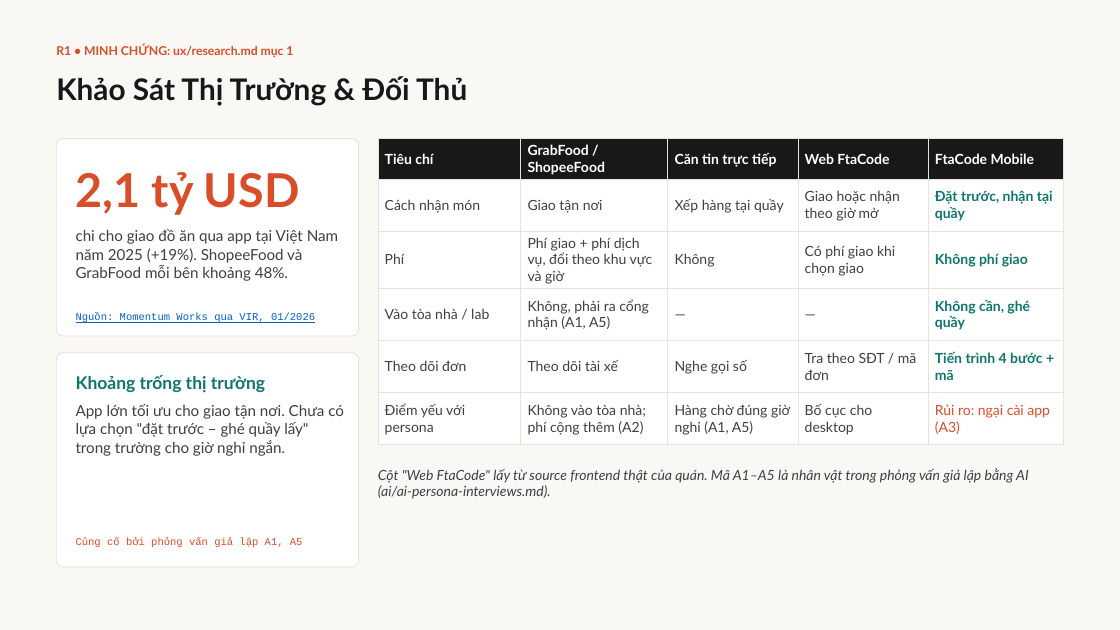
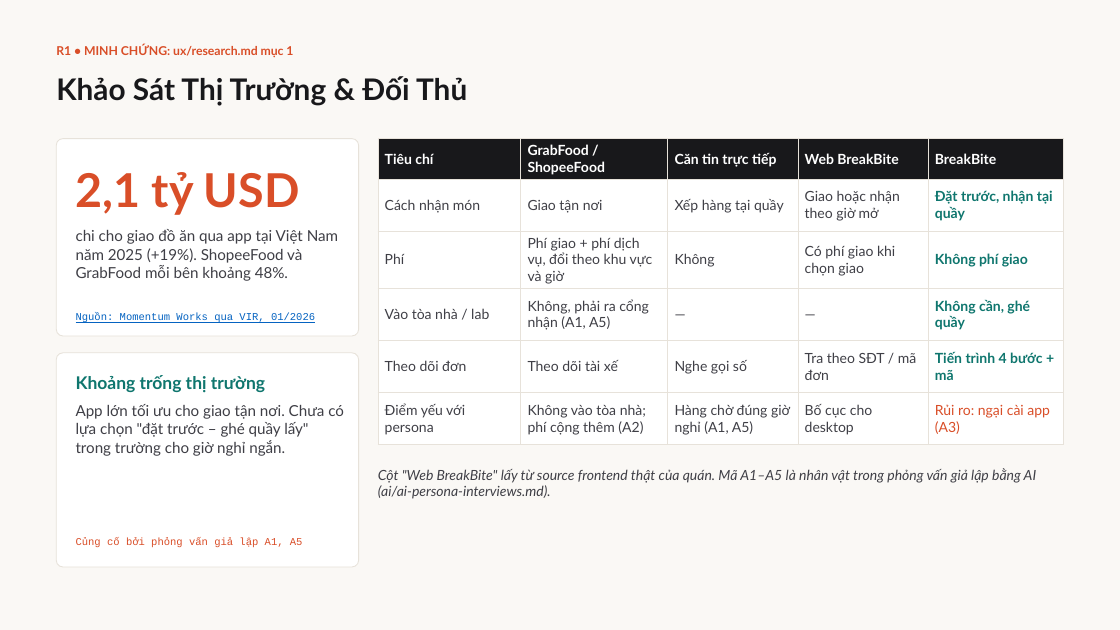
Before and after one commit to baonv0817/PRM323-Lab2-Group2, a slide deck: slide 1 of archive/slides-cu/Research_slides.pptx. Drawn at 1120x630 pixels with LibreOffice and Linux fonts; fonts in the diff are those of the drawing. Boxes give left, top, right and bottom in pixels: in the first picture for what was removed or moved away, otherwise in the second. Text is boxed around its words. In the diff, an @@ line names an element or a change of style, - is before the commit and + after.

Commit message:
Rename remaining FtaCode references to BreakBite (AI log, archive, concepts)

```diff
--- a/archive/slides-cu/Research_slides.pptx
+++ b/archive/slides-cu/Research_slides.pptx
@@ table at [378,139,1064,439] @@
-row 1, column 4: Web FtaCode
+row 1, column 4: Web BreakBite
-row 1, column 5: FtaCode Mobile
+row 1, column 5: BreakBite
@@ text at [378,468,1037,499]: text changed @@
-Cột "Web FtaCode" lấy từ source frontend thật của quán. Mã A1–A5 là nhân vật trong phỏng vấn giả lập bằng AI (ai/ai-persona-interviews.md).
+Cột "Web BreakBite" lấy từ source frontend thật của quán. Mã A1–A5 là nhân vật trong phỏng vấn giả lập bằng AI (ai/ai-persona-interviews.md).
```
Also in this commit, not shown: 9 other files.
